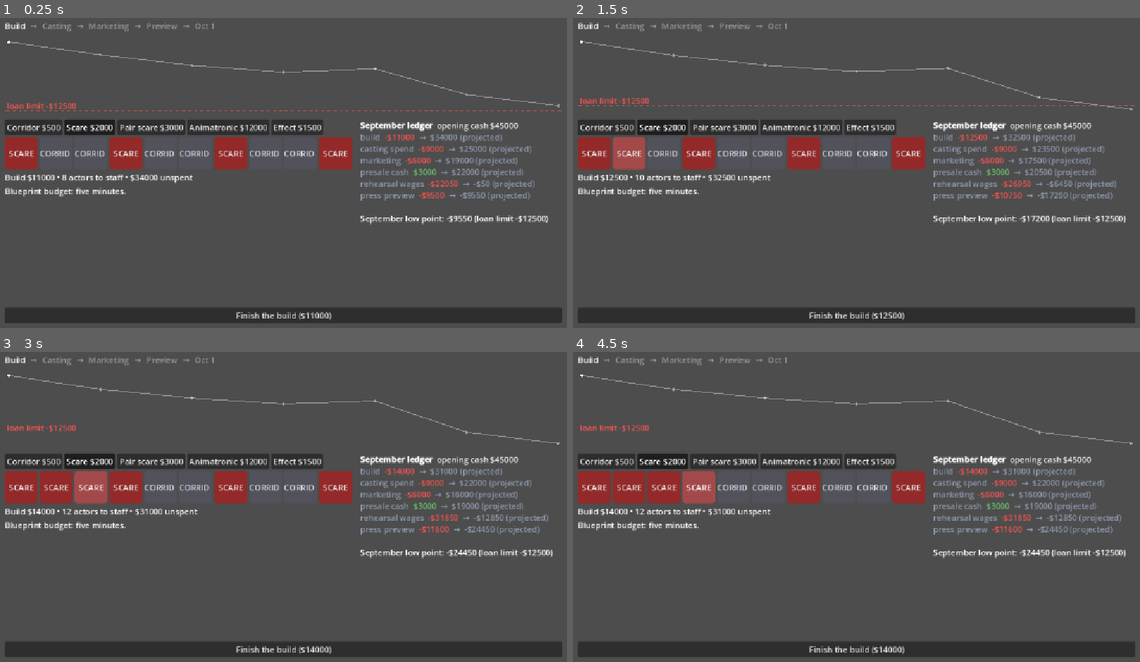
Above: before the commit, frames 1-4 (two rows, left to right).
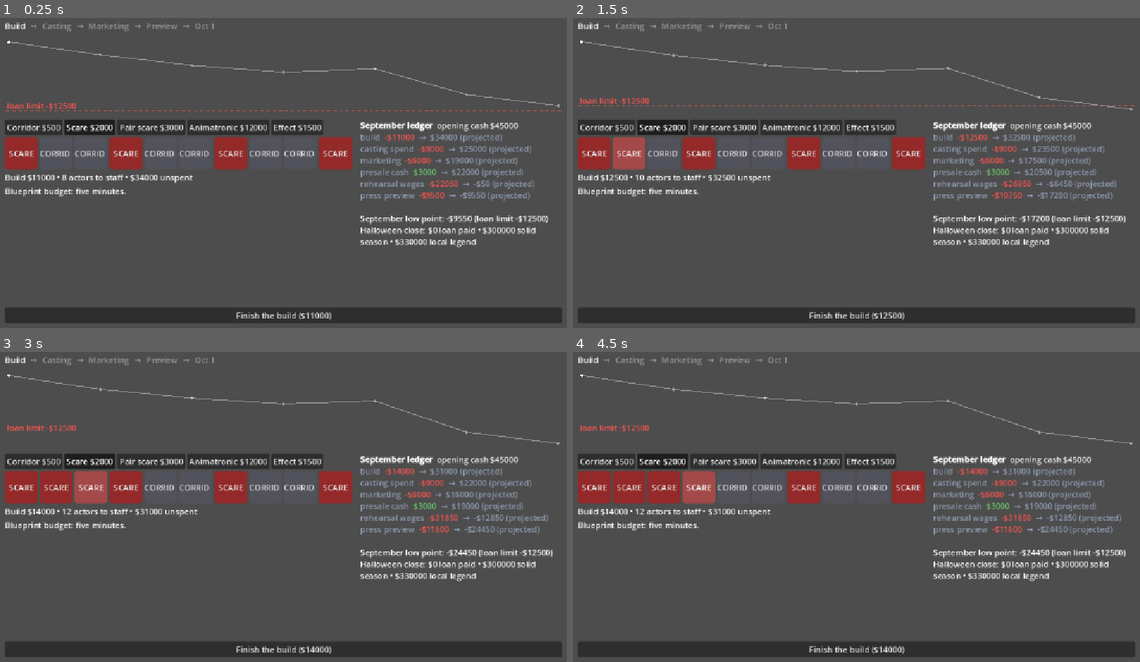
Above: after the commit, the same moments.

Repository: ajtran303/haunt-tycoon
Game: Godot game, scene res://game/preseason.tscn
Same seed, same stepped clock (60 frames per second), same inputs: the game is played once before the commit and once after it.
Inputs:
- Up to frame 1 (0.25 s): no input
- Up to frame 2 (1.5 s): click "SCARE" at 0.5 s; click "CORRIDOR" at 1.25 s
- Up to frame 3 (3 s): click "SCARE" at 2 s; click "CORRIDOR" at 2.75 s
- Up to frame 4 (4.5 s): click "SCARE" at 3.5 s; click "SCARE" at 4.25 s

The runs differ from the first frame. In frame 1, 0.7% of the frame differs, in the area x 63-95%, y 67-74%; in frame 2, 0.7%; in frame 3, 0.7%; in frame 4, 0.7%.

Commit message:
account for presales and add goal tiers

Diff:
--- a/game/main.gd
+++ b/game/main.gd
@@ -286,7 +286,7 @@
 
 
 func _on_slot_pressed(i: int) -> void:
-	if night > 1  or not GameState.phases.is_empty():
+	if night > 1 or not GameState.phases.is_empty():
 		return
 	if layout[i] == selected_tool:
 		return
@@ -549,6 +549,14 @@
 					"once" if a.observed_callouts == 1 else "%d times" % a.observed_callouts
 				)
 			%NightLog.append_text(card + "\n")
+		var tier := ""
+		for g in Preseason.SEASON_GOALS:
+			if cash >= g.cash:
+				tier = g.name
+		if tier == "":
+			%NightLog.append_text("[b]The loan outlives the season. The bank owns the story.[/b]\n")
+		else:
+			%NightLog.append_text("[b]Season verdict: %s.[/b]\n" % tier)
 
 	refresh()
 
@@ -798,24 +806,27 @@
 	for c in board.ceilings:
 		bonus_row.append(Allocation.effective_bonus(c, interval))
 	var group_records: Array = []
+	var gate := demand + presale_pool
 	var r: Dictionary = Night.run(
 		board.layout,
 		interval,
 		rng,
-		demand,
+		gate,
 		Walkthrough.PRIME_SCALE,
 		"",
 		0.0,
 		bonus_row,
 		group_records,
 	)
+	var redeemed := mini(presale_pool, r.groups * Night.GROUP_SIZE)
+	presale_pool -= redeemed
 	if not records.has("built"):
 		records.built = layout.duplicate()
 		records.roster = roster
 	var headcount := mini(Night.actors_for(layout), roster.size())
 	var wage_fix := Allocation.roster_wages(roster, headcount, absent, policy) \
 			- Night.wages_for(board.layout)
-	var profit: float = r.profit - wage_fix
+	var profit: float = r.profit - wage_fix - redeemed * Night.TICKET_PRICE
 	var capacity := int(Night.NIGHT_SECONDS / interval)
 	var sold_out: bool = demand / Night.GROUP_SIZE > capacity
 	town.record_night(r.satisfaction)
@@ -840,6 +851,8 @@
 				% [roster[i].name, ordinal(roster[i].observed_callouts)]
 	if WEATHER_NOTES.has(weather[night - 1]):
 		line += " [color=#8d99ae]%s[/color]" % WEATHER_NOTES[weather[night - 1]]
+	if redeemed > 0:
+		line += " [color=#8d99ae]%d presold tickets redeemed (no door take).[/color]" % redeemed
 	if sold_out:
 		var turned_away: int = demand - r.groups * Night.GROUP_SIZE
 		line += " [color=#e0a458]Sold out! Turned away ~%d (about %s in tickets).[/color]" % [
--- a/game/preseason_ui.gd
+++ b/game/preseason_ui.gd
@@ -260,6 +260,10 @@
 		"\nSeptember low point: %s (loan limit %s)\n"
 		% [money(trough_of(p)), money(Night.LOAN_LIMIT)]
 	)
+	var goals := []
+	for g in Preseason.SEASON_GOALS:
+		goals.append("%s %s" % [money(g.cash), g.name])
+	%Ledger.append_text("Halloween close: %s\n" % " • ".join(goals))
 
 
 func trough_of(p: Dictionary) -> float:
